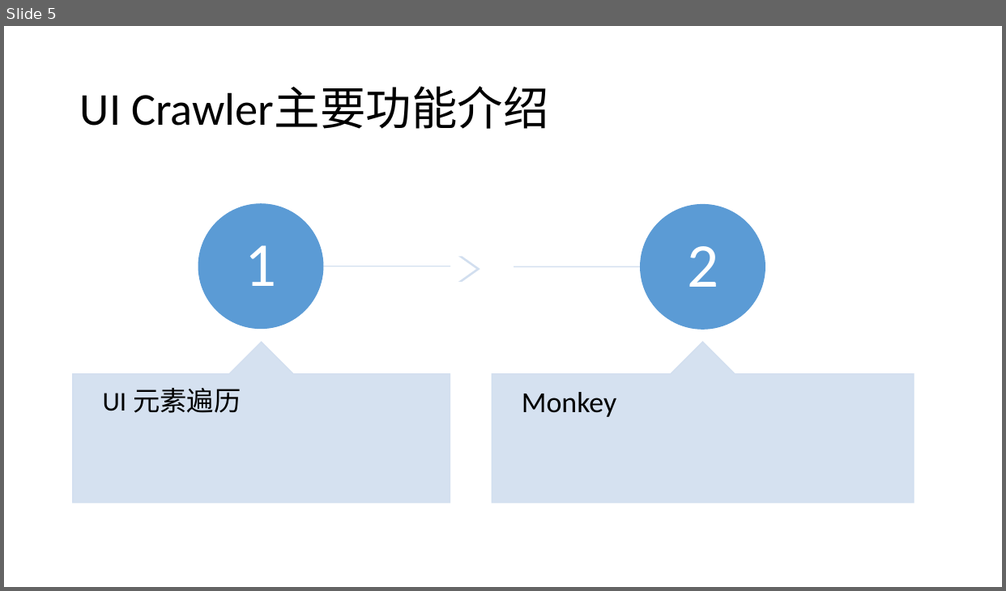
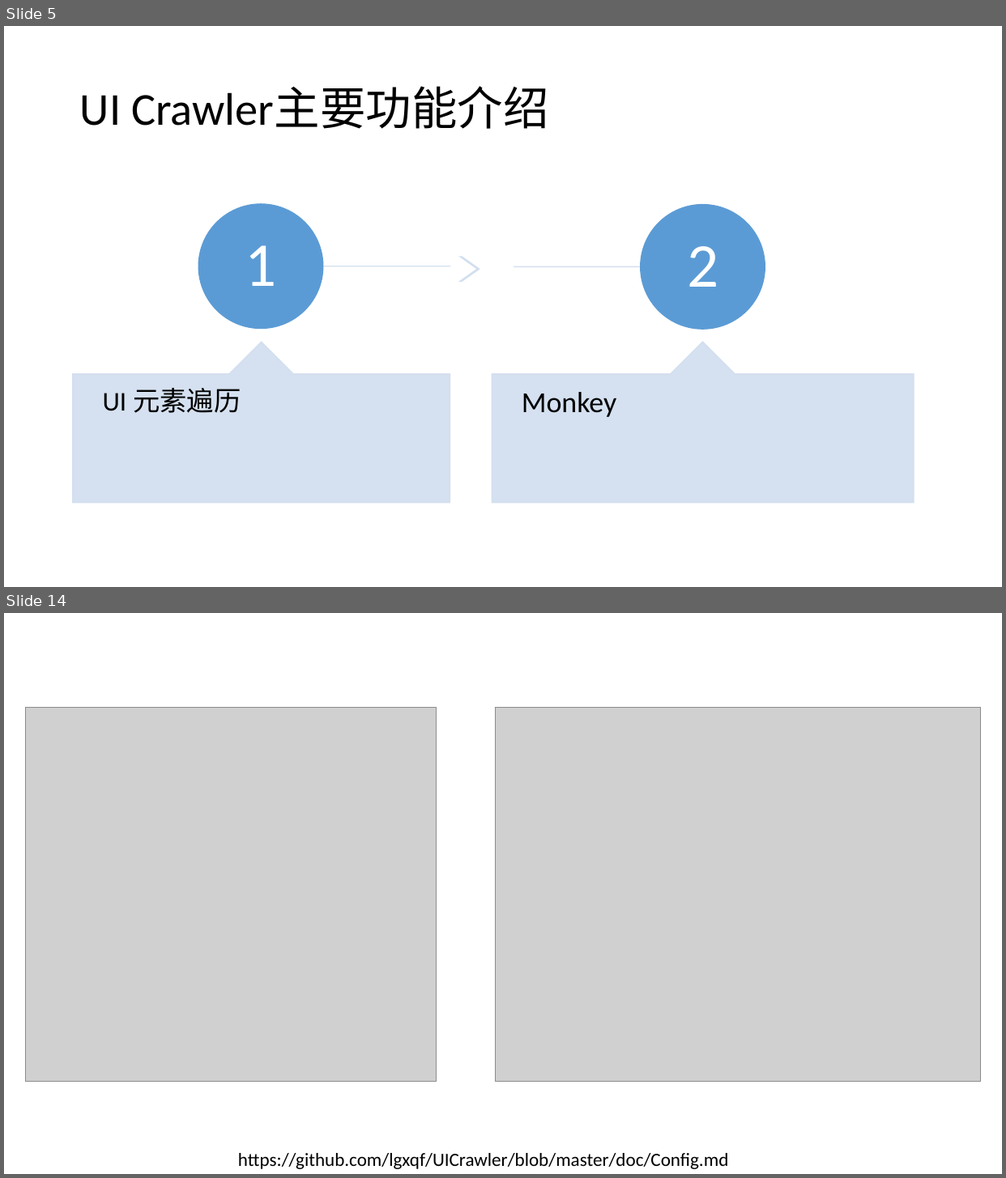
Before and after one commit to lgxqf/UICrawler, a slide deck: doc/UICrawler.pptx. Shown one above the other, each under a label of ours: slide 5 before the commit, slides 5 and 14 after it; the slides between them are not shown. The pictures are 1006x591 and 1006x1178 pixels, drawn with LibreOffice and Linux fonts; fonts in the diff are those of the drawing; grey boxes stand for pictures. Boxes give left, top, right and bottom in pixels: in the first picture for what was removed or moved away, otherwise in the second. Text is boxed around its words. In the diff, an @@ line names an element or a change of style, - is before the commit and + after.

```diff
--- a/doc/UICrawler.pptx
+++ b/doc/UICrawler.pptx
@@ slide 14 added at [4, 613, 1002, 1174], background #FFFFFF @@
@@ picture added at [26, 707, 436, 1082] @@
@@ picture added at [496, 707, 981, 1082] @@
@@ text added at [238, 1153, 728, 1169], 18 pt, text #000000 @@
+https://github.com/lgxqf/UICrawler/blob/master/doc/Config.md
```
Also in this commit, not shown: 2 slides changed, 7 other slides added, 1 other file.
